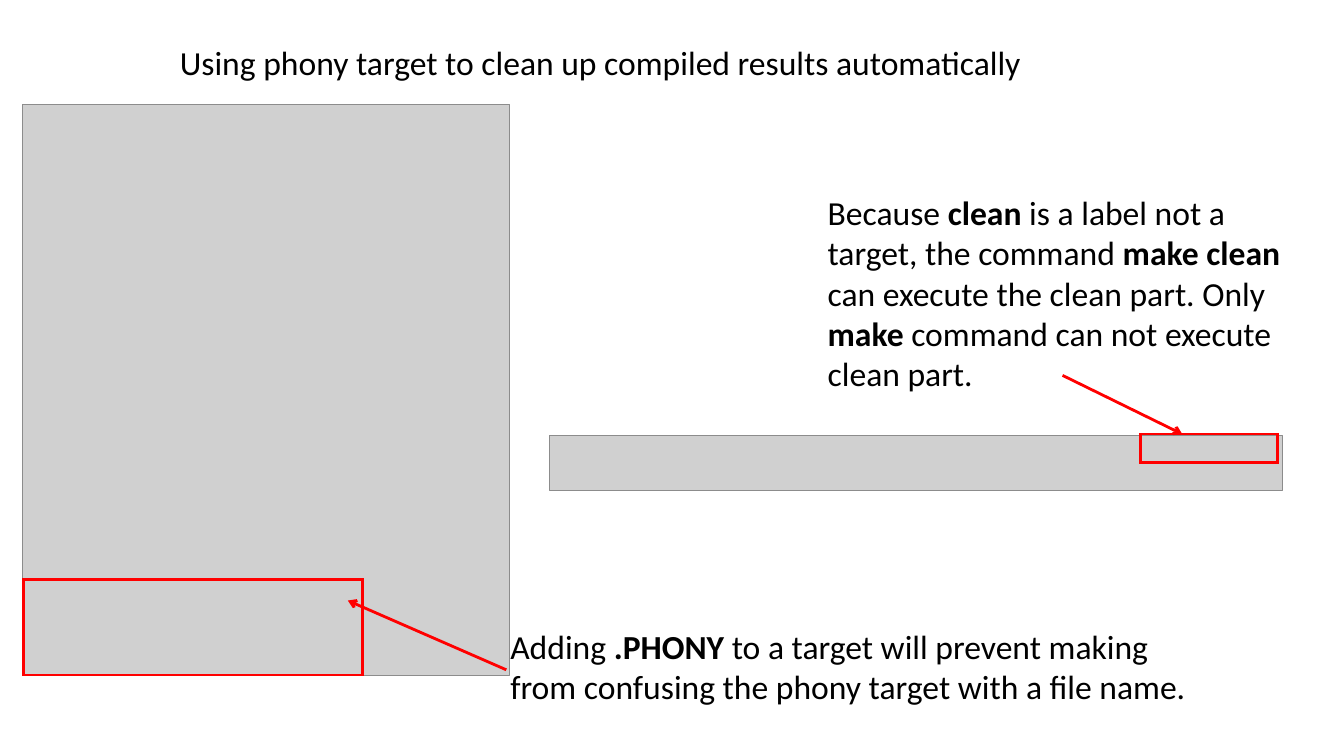
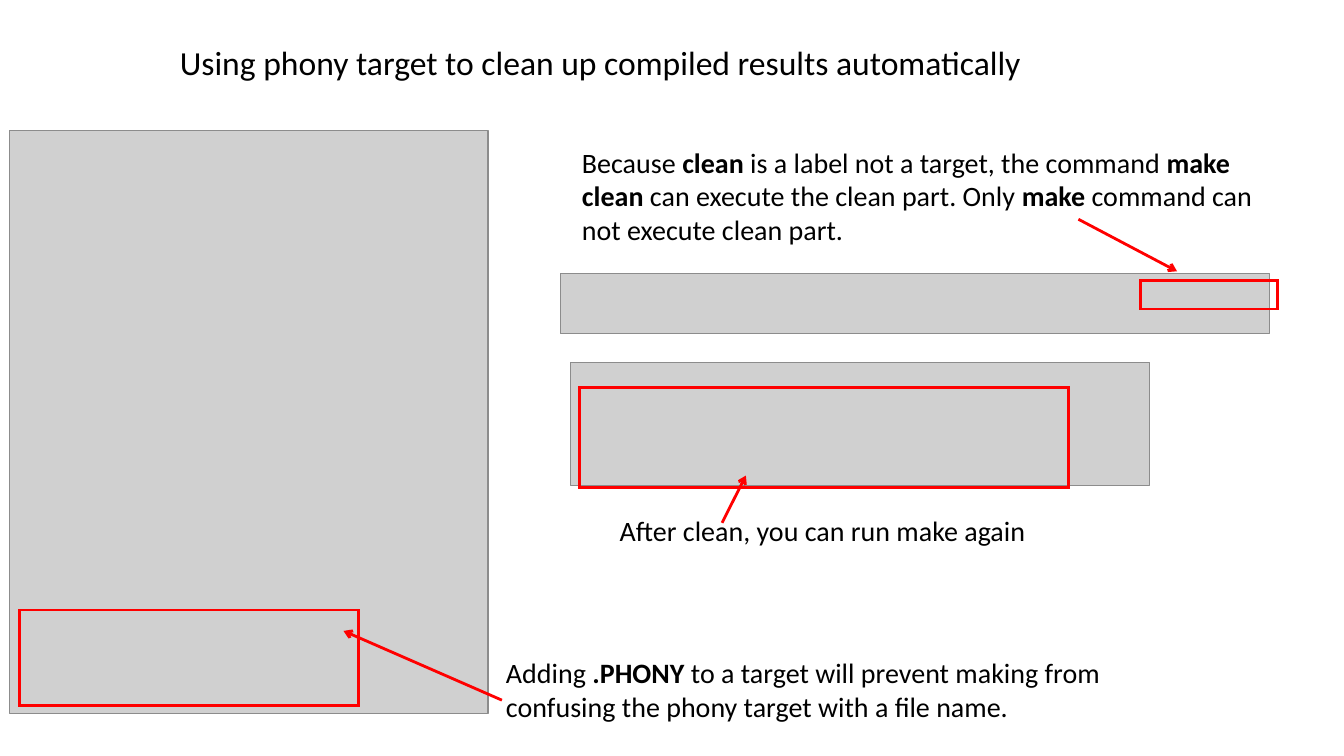
Before and after one commit to ShiqiYu/CPP, a slide deck: slide 11 of week04/Lab04.pptx. Drawn at 1344x756 pixels with LibreOffice and Linux fonts; fonts in the diff are those of the drawing; grey boxes stand for pictures; background and template pictures are left out. Boxes give left, top, right and bottom in pixels: in the first picture for what was removed or moved away, otherwise in the second. Text is boxed around its words. In the diff, an @@ line names an element or a change of style, - is before the commit and + after.

```diff
--- a/week04/Lab04.pptx
+++ b/week04/Lab04.pptx
@@ picture: place and size @@
-picture at box(22, 105, 510, 676)
+picture at box(9, 130, 488, 713)
@@ text "Because clean is a label ..." at box(582, 153, 1252, 245): size 24 to 20 pt @@
@@ text "Because clean is a label ...": place and size @@
-text "Because clean is a label ..." at box(828, 201, 1280, 392)
+text "Because clean is a label ..." at box(582, 153, 1252, 245)
@@ arrow moved from (1063, 375) - (1183, 435) to (1079, 220) - (1178, 271) @@
@@ picture added at box(561, 273, 1270, 334) @@
@@ rectangle: place and size @@
-rectangle at box(1140, 435, 1277, 464)
+rectangle at box(1140, 280, 1277, 310)
@@ picture added at box(571, 363, 1150, 486) @@
@@ rectangle added at box(580, 388, 1069, 488), outline #FF0000 2 pt @@
@@ picture removed at box(549, 436, 1282, 490) @@
@@ arrow added from (722, 523) to (746, 476), #FF0000 2 pt @@
@@ text added at box(620, 518, 1025, 546), 20 pt, text #000000 @@
+  After clean, you can run make again
@@ rectangle: place and size @@
-rectangle at box(23, 580, 362, 676)
+rectangle at box(19, 610, 358, 706)
@@ arrow moved from (506, 670) - (348, 601) to (502, 701) - (344, 631) @@
@@ text "Adding .PHONY to a target ...": place and size @@
-text "Adding .PHONY to a target ..." at box(510, 635, 1185, 705)
+text "Adding .PHONY to a target ..." at box(506, 663, 1100, 722)
@@ text "Adding .PHONY to a target ..." at box(506, 663, 1100, 722): size 24 to 20 pt @@
```
Also in this commit, not shown: 18 other slides changed, 4 slides added, 2 slides removed, 1 other file.
